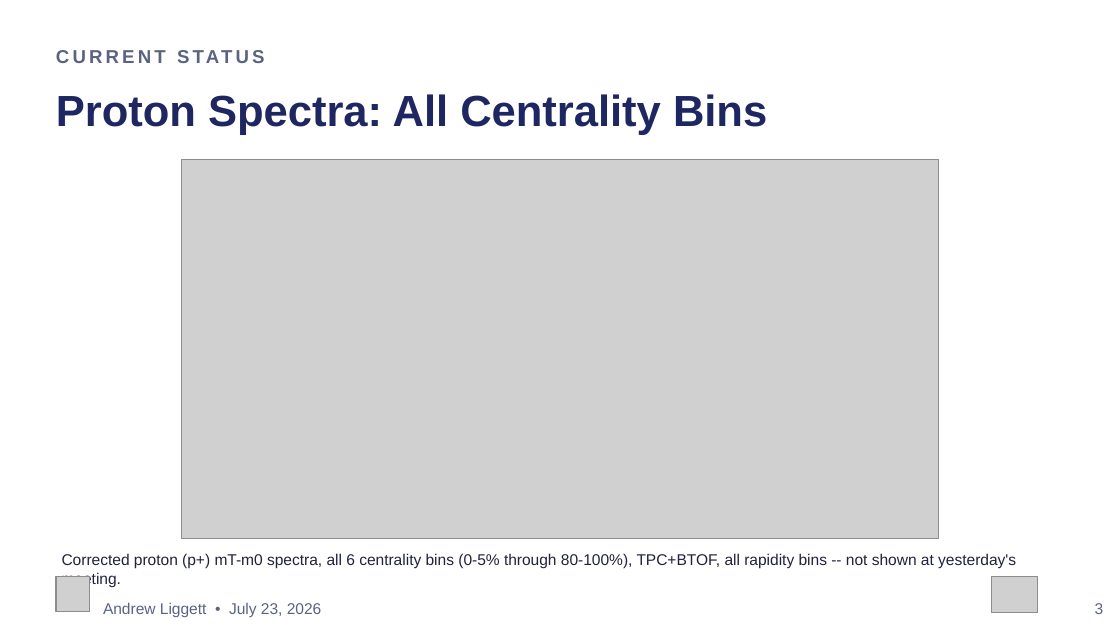
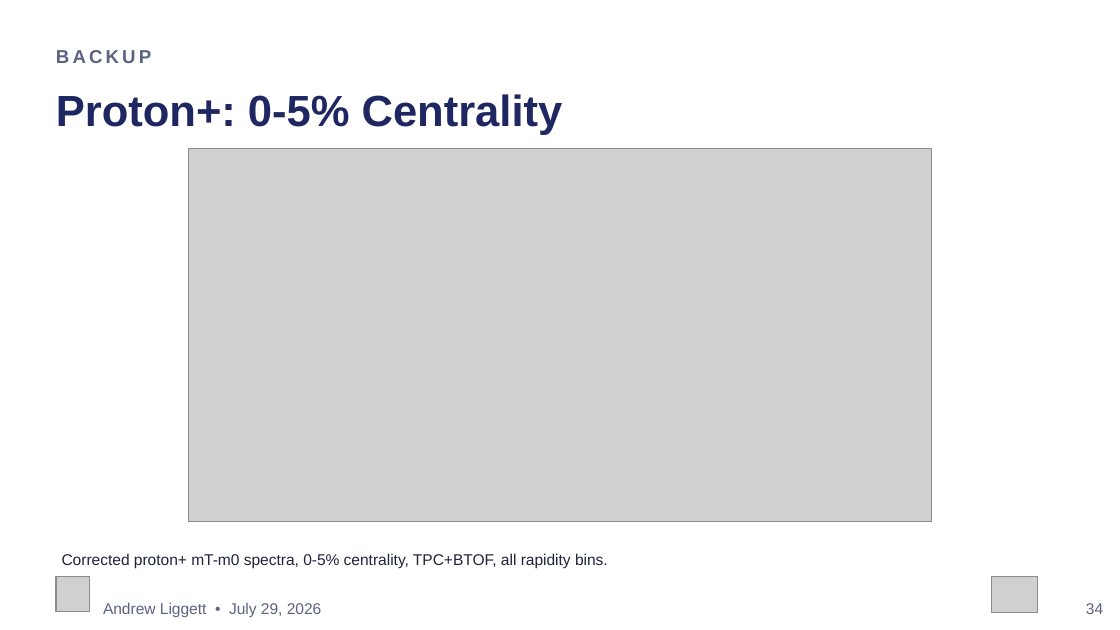
Before and after one commit to liggett2820/lightflavorspectra_OO200, a slide deck: slide 34 of docs/OO200_Spectra_Status_Update_v2.pptx (slide 3 before the commit). Drawn at 1120x630 pixels with LibreOffice and Linux fonts; fonts in the diff are those of the drawing; grey boxes stand for pictures. Boxes give left, top, right and bottom in pixels: in the first picture for what was removed or moved away, otherwise in the second. Text is boxed around its words. In the diff, an @@ line names an element or a change of style, - is before the commit and + after.

```diff
--- a/docs/OO200_Spectra_Status_Update_v2.pptx
+++ b/docs/OO200_Spectra_Status_Update_v2.pptx
@@ text at (56, 50, 151, 63): text changed @@
-CURRENT STATUS
+BACKUP
@@ text at (56, 94, 563, 135): text changed @@
-Proton Spectra: All Centrality Bins
+Proton+: 0-5% Centrality
@@ picture: place and size @@
-picture at (181, 159, 940, 539)
+picture at (188, 148, 931, 522)
@@ text at (62, 553, 608, 569): text changed @@
-Corrected proton (p+) mT-m0 spectra, all 6 centrality bins (0-5% through 80-100%), TPC+BTOF, all rapidity bins -- not shown at yesterday's meeting.
+Corrected proton+ mT-m0 spectra, 0-5% centrality, TPC+BTOF, all rapidity bins.
@@ text at (103, 602, 322, 617): text changed @@
-Andrew Liggett • July 23, 2026
+Andrew Liggett • July 29, 2026
@@ text at (1086, 603, 1103, 614): text changed @@
-3
+34
```
Also in this commit, not shown: 5 other slides changed, 39 slides added, 4 slides removed, 1 other file.
